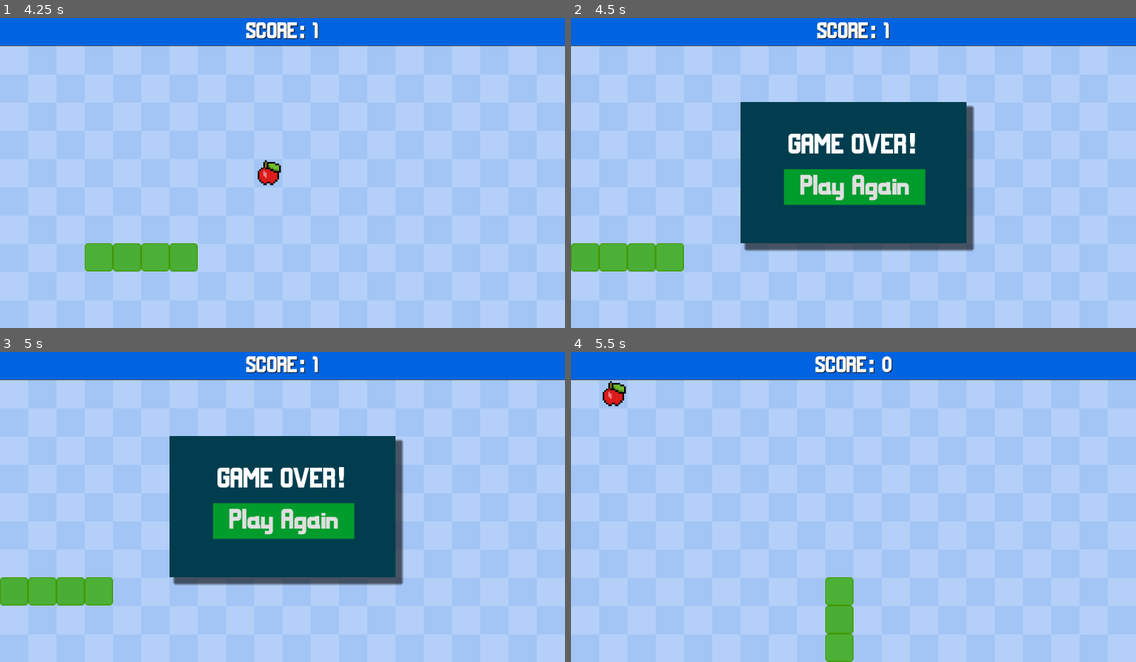
Above: before the commit, frames 1-4 (two rows, left to right).
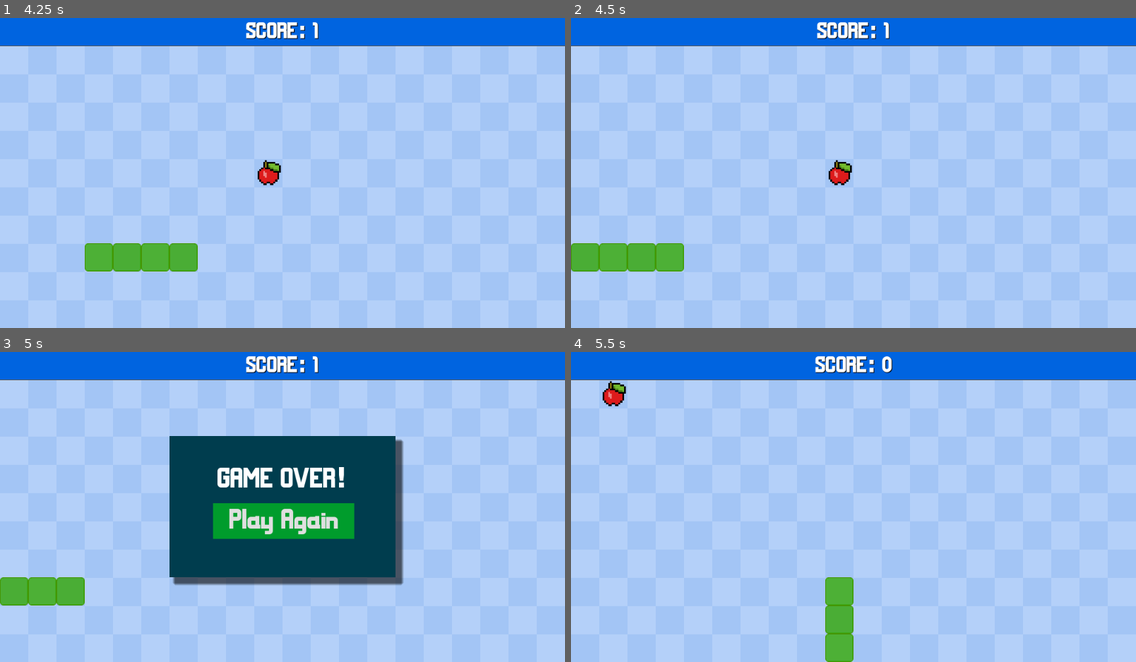
Above: after the commit, the same moments.

Repository: MaincraStudios/Skull-Mask
Game: Godot game, scene res://scenes/main.tscn
The game is run twice, just before and just after one commit, with the same random seed, the same clock (stepped at 60 frames per second) and the same inputs.
Inputs:
- Up to frame 1 (4.25 s): click "CONTINUAR" at 0.5 s; tap Enter at 1.25 s; hold W (move_up) 1.28-2.75 s; click "Play Again" at 2.75 s; tap Space at 3.5 s; hold A (move_left) from 3.53 s (still down)
- Up to frame 2 (4.5 s): keep holding A (move_left)
- Up to frame 3 (5 s): keep holding A (move_left)
- Up to frame 4 (5.5 s): release A (move_left) at 5 s; click "Play Again" at 5 s

Frame 1 is identical in both runs. In frame 2, 20% of the frame differs, in the area x 30-72%, y 27-76%; in frame 3, 0.5%; in frame 4, nothing differs.

Commit message:
update main_snake

Diff:
--- a/scenes/main.tscn
+++ b/scenes/main.tscn
@@ -1,6 +1,6 @@
 [gd_scene load_steps=9 format=3 uid="uid://esywf0ii8i6u"]
 
-[ext_resource type="Script" path="res://main.gd" id="1_1bwxy"]
+[ext_resource type="Script" path="res://scripts/main_snake.gd" id="1_6hnyt"]
 [ext_resource type="PackedScene" uid="uid://beaa828xfn3nx" path="res://scenes/snake_segment.tscn" id="2_io2sj"]
 [ext_resource type="Texture2D" uid="uid://28d3o1hp3wvd" path="res://assets/bg3.png" id="3_3qpwv"]
 [ext_resource type="PackedScene" uid="uid://tmcq5gpw66gu" path="res://scenes/hud.tscn" id="3_s77pf"]
@@ -10,7 +10,7 @@
 [ext_resource type="PackedScene" uid="uid://bl2eoahrsnxxv" path="res://scenes/star_menu.tscn" id="8_febnq"]
 
 [node name="Main" type="Node"]
-script = ExtResource("1_1bwxy")
+script = ExtResource("1_6hnyt")
 snake_scene = ExtResource("2_io2sj")
 
 [node name="Background" type="Sprite2D" parent="."]
--- a/main.gd
+++ b/scripts/main_snake.gd
@@ -111,7 +111,7 @@
 	check_goal()
 
 func check_out_of_bounds():
-	if snake_data[0].x < 1 or snake_data[0].x > cellsx - 1 or snake_data[0].y < 0 or snake_data[0].y > cellsy - 1:
+	if snake_data[0].x < 0 or snake_data[0].x > cellsx - 1 or snake_data[0].y < 0 or snake_data[0].y > cellsy - 1:
 		end_game()
 
 func check_self_eaten():
